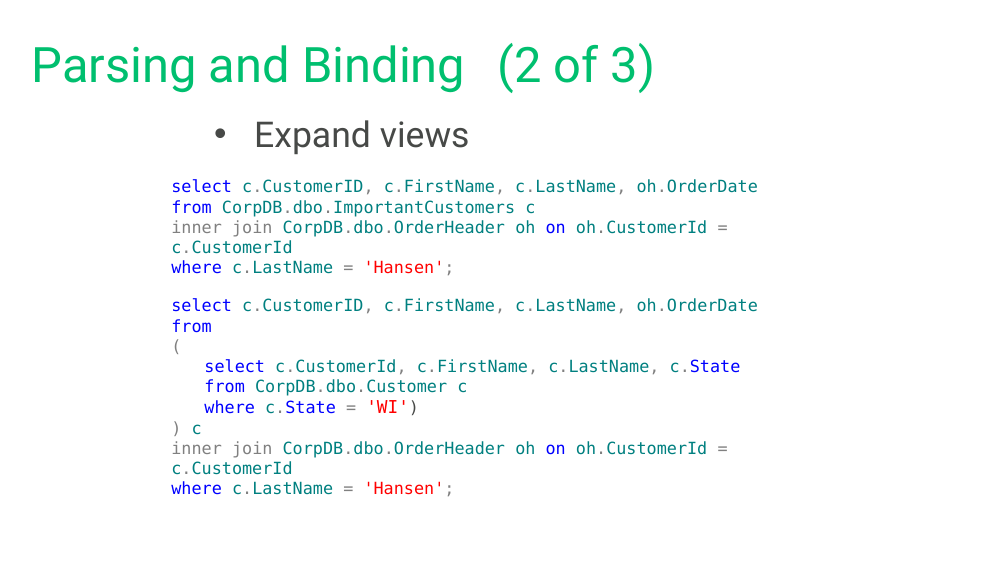
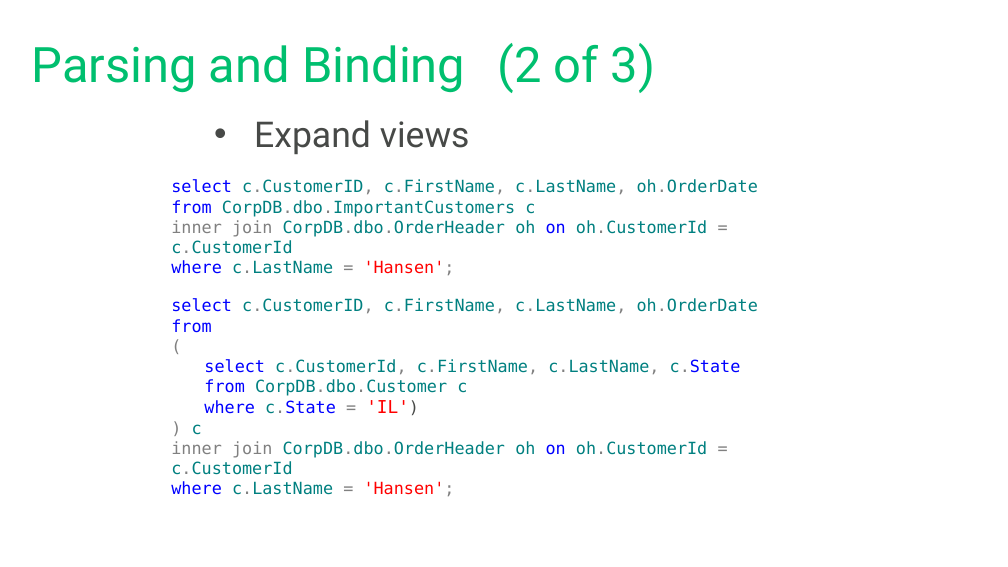
Before and after one commit to tf3604/OptimizerPresentation, a slide deck: slide 27 of Optimizer.pptx. Drawn at 1008x567 pixels with LibreOffice and Linux fonts; fonts in the diff are those of the drawing; background and template pictures are left out. Boxes give left, top, right and bottom in pixels: in the first picture for what was removed or moved away, otherwise in the second. Text is boxed around its words. In the diff, an @@ line names an element or a change of style, - is before the commit and + after.

```diff
--- a/Optimizer.pptx
+++ b/Optimizer.pptx
@@ text at (204,400,409,414): text changed @@
-  where c.State = 'WI')
+  where c.State = 'IL')
```
Also in this commit, not shown: 15 other slides changed, 1 other file.
